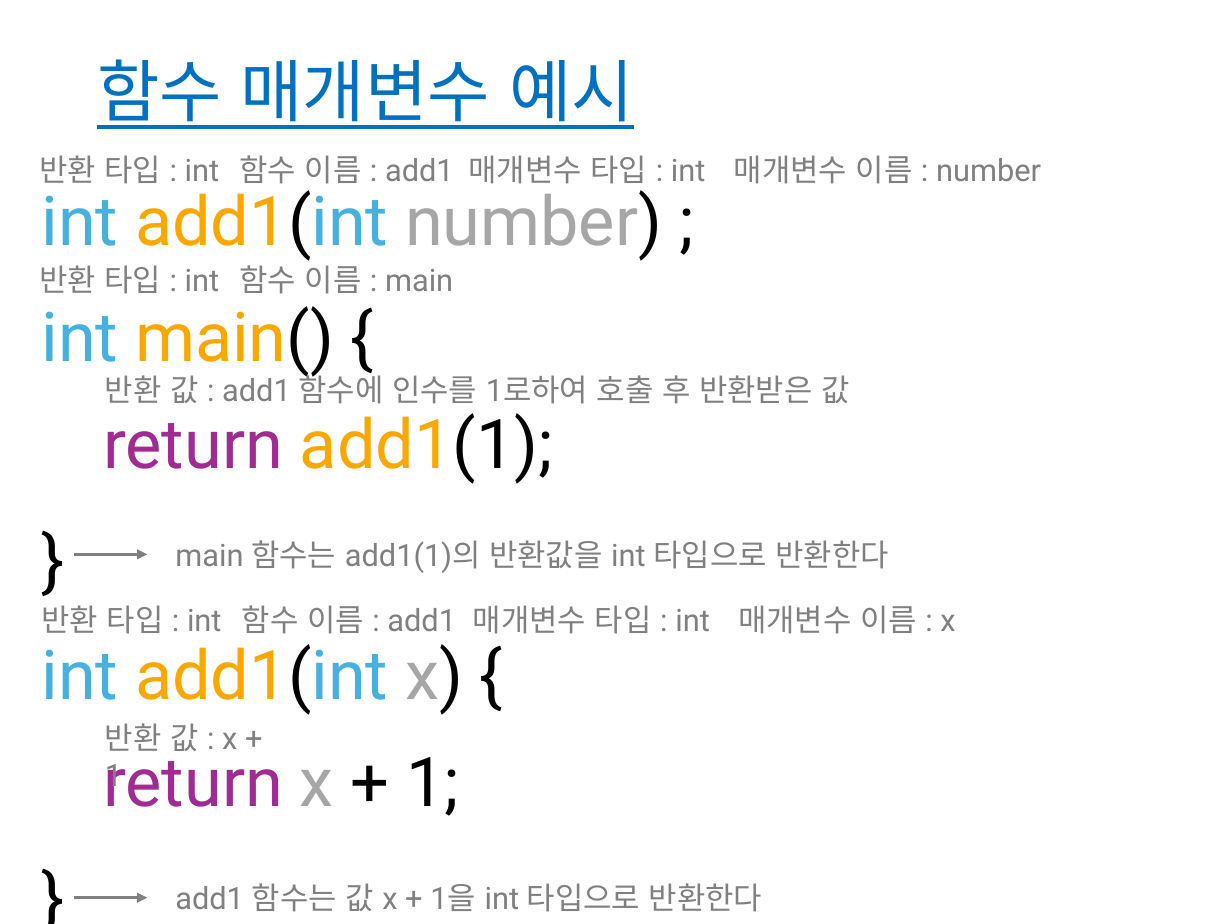
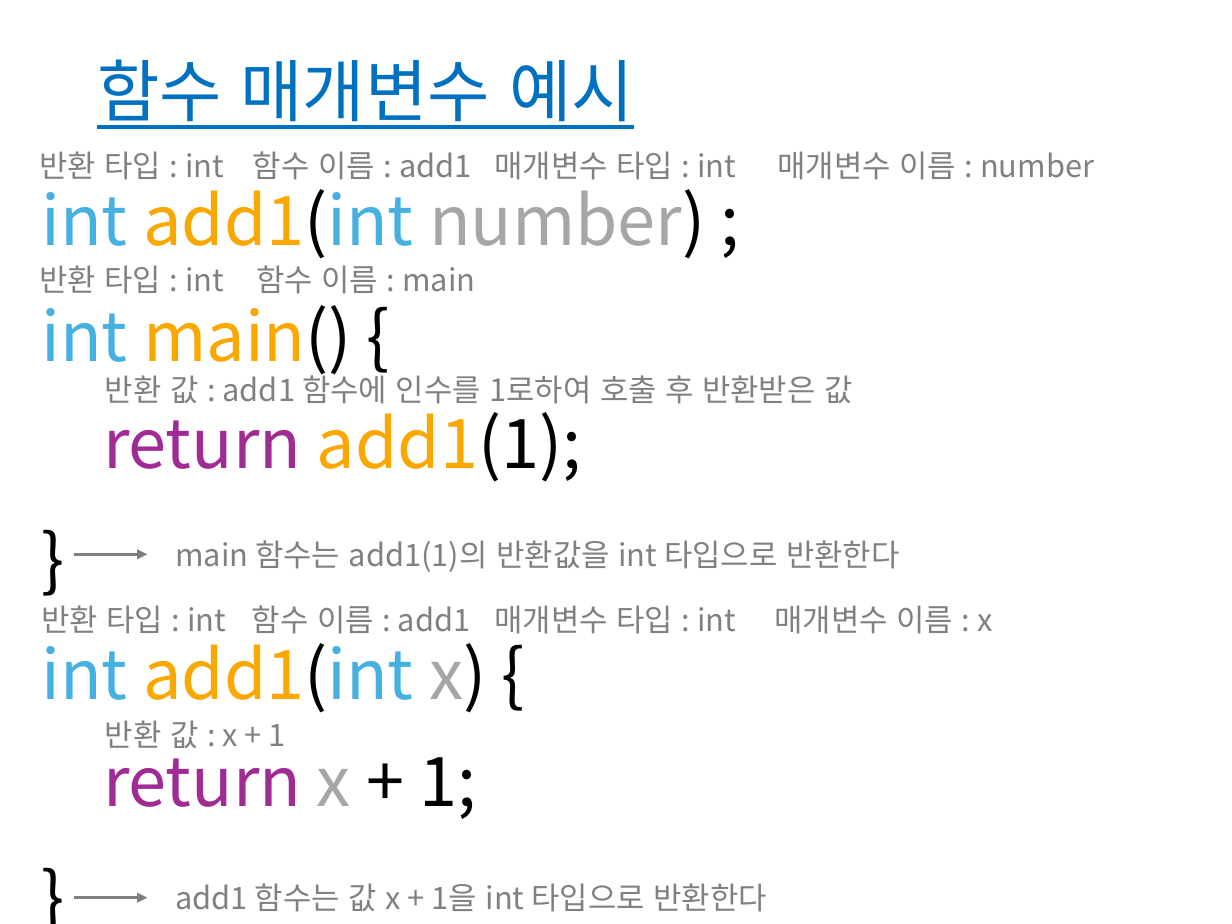
Before and after one commit to chaebkimm/C_ppt, a slide deck: slide 38 of C소개_실습제외.pptx (slide 39 before the commit). Drawn at 1232x924 pixels with LibreOffice and Linux fonts; fonts in the diff are those of the drawing. Boxes give left, top, right and bottom in pixels: in the first picture for what was removed or moved away, otherwise in the second. Text is boxed around its words. In the diff, an @@ line names an element or a change of style, - is before the commit and + after.

```diff
--- a/C소개_실습제외.pptx
+++ b/C소개_실습제외.pptx
@@ text "함수 이름 : add1": place and size @@
-text "함수 이름 : add1" at bbox=[239, 155, 454, 184]
+text "함수 이름 : add1" at bbox=[253, 151, 472, 180]
@@ text "매개변수 타입 : int": place and size @@
-text "매개변수 타입 : int" at bbox=[469, 155, 706, 184]
+text "매개변수 타입 : int" at bbox=[495, 151, 736, 180]
@@ font Roboto to Noto Sans CJK KR in 15 elements at bbox=[42, 175, 705, 819], bbox=[41, 605, 226, 634], bbox=[39, 265, 224, 294], bbox=[175, 540, 899, 572], bbox=[105, 370, 852, 404], bbox=[39, 151, 224, 180], bbox=[175, 883, 766, 912], bbox=[252, 605, 471, 634], bbox=[256, 265, 475, 294], bbox=[495, 605, 736, 634], bbox=[253, 151, 472, 180], bbox=[105, 720, 286, 748], bbox=[495, 151, 736, 180], bbox=[775, 605, 992, 634], bbox=[777, 151, 1094, 180] @@
@@ text "매개변수 이름 : number": place and size @@
-text "매개변수 이름 : number" at bbox=[734, 155, 1041, 184]
+text "매개변수 이름 : number" at bbox=[777, 151, 1094, 180]
@@ text "함수 이름 : main": place and size @@
-text "함수 이름 : main" at bbox=[239, 260, 453, 294]
+text "함수 이름 : main" at bbox=[256, 265, 475, 294]
@@ text "함수 이름 : add1": place and size @@
-text "함수 이름 : add1" at bbox=[242, 605, 456, 634]
+text "함수 이름 : add1" at bbox=[252, 605, 471, 634]
@@ text "매개변수 타입 : int": place and size @@
-text "매개변수 타입 : int" at bbox=[473, 605, 710, 634]
+text "매개변수 타입 : int" at bbox=[495, 605, 736, 634]
@@ text "매개변수 이름 : x": place and size @@
-text "매개변수 이름 : x" at bbox=[738, 605, 955, 634]
+text "매개변수 이름 : x" at bbox=[775, 605, 992, 634]
```
Also in this commit, not shown: 104 other slides changed, 1 slide removed.
